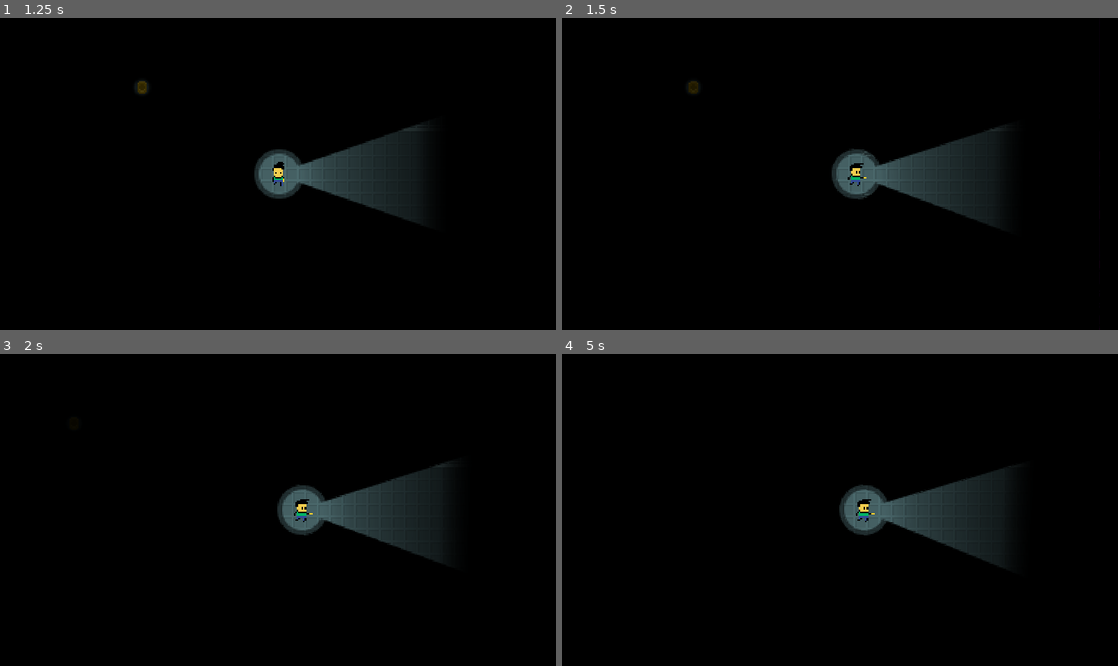
Above: before the commit, frames 1-4 (two rows, left to right).
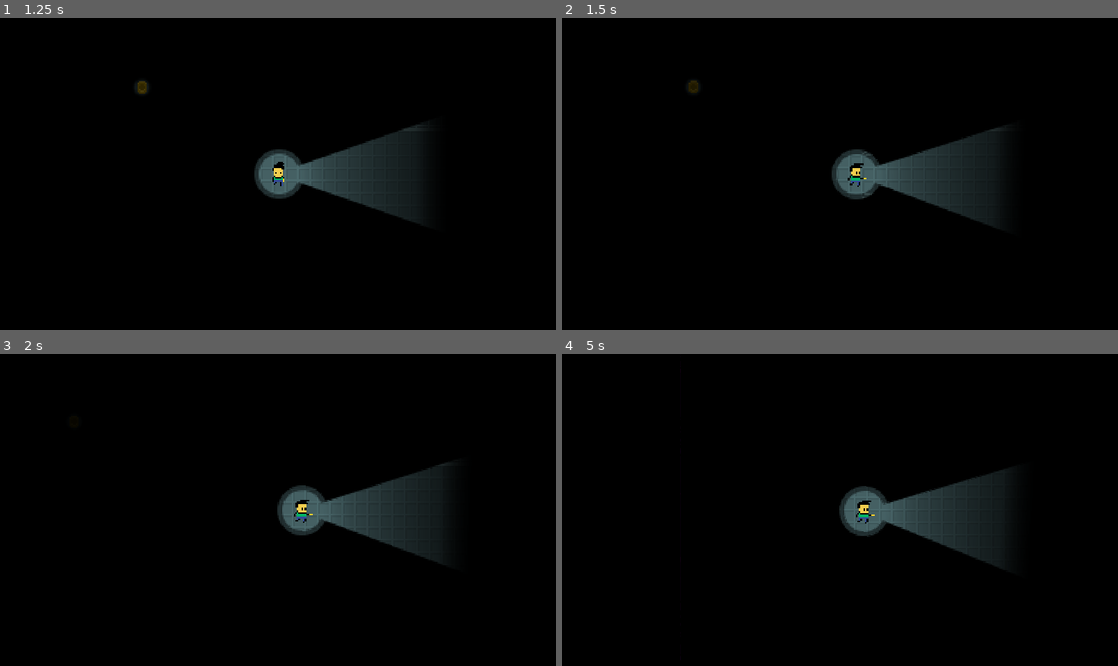
Above: after the commit, the same moments.

Repository: BeanPoleGamesDev/Flicker
Game: Godot game, scene res://menus/Start.tscn
The game is run twice, just before and just after one commit, with the same random seed, the same clock (stepped at 60 frames per second) and the same inputs.
Inputs (mouse positions are in pixels of both pictures, inside the frame that each line leads up to):
- Up to frame 1 (1.25 s): click "Play" at 0.5 s
- Up to frame 2 (1.5 s): move the mouse to (867, 174) at 1.27 s; press the mouse at (867, 174) at 1.28 s; hold Up (ui_up) from 1.28 s (still down)
- Up to frame 3 (2 s): keep holding Up (ui_up)
- Up to frame 4 (5 s): keep holding Up (ui_up); move the mouse to (812, 510) at 2.02 s; release the mouse at (812, 510) at 2.03 s; click (812, 510) at 2.1 s; move the mouse to (851, 503) at 2.77 s; press the mouse at (851, 503) at 2.78 s; move the mouse to (834, 516) at 3.52 s; release the mouse at (834, 516) at 3.53 s; click (834, 516) at 3.6 s; move the mouse to (878, 513) at 4.27 s; press the mouse at (878, 513) at 4.28 s

Frame 1 is identical in both runs. In frame 2, 0.1% of the frame differs, in the area x 22-79%, y 20-67%; in frame 3, 0.2%; in frame 4, 0.4%, in the area x 49-81%, y 35-68%.

Commit message:
done adding controller support

Diff:
--- a/agents/Player.gd
+++ b/agents/Player.gd
@@ -5,7 +5,6 @@
 
 export var speed := 5000
 
-var walking = false
 var compass = Vector2.ZERO
 
 onready var flashlight = $Flashlight
@@ -19,32 +18,24 @@
 func _on_MouseInput_rotate(angle):
 	flashlight.rotation = angle
 
+func _on_PlayerInput_pressed():
+	anim.play(get_anim_name())
 
-func _on_PlayerInput_pressed(action):
-	walking = true
+func _on_PlayerInput_released():
 	anim.play(get_anim_name())
 
 func _on_PlayerInput_turn(compass):
 	anim.play(get_anim_name())
 
 
-func _on_PlayerInput_all_released():
-	walking = false
-
-	anim.play(get_anim_name())
-
-func _on_PlayerInput_released(action):
-	pass
-
 
 func get_anim_name():
-	if walking:
+	if input.is_moving():
 		return ANIM_WALK_PREFIX % get_anim_prefix()
 	else:
 		return get_anim_prefix()
 
 func get_anim_prefix()->String:
-	var out = 'down'
 	if input.compass.x == -1:
 		return 'left'
 	if input.compass.x == 1:
@@ -56,9 +47,6 @@
 	return 'down'
 
 
-
-
-
 func _on_Hitbox_area_entered(area):
 	get_tree().change_scene("res://menus/GameOver.tscn")
 
--- a/agents/Player.tscn
+++ b/agents/Player.tscn
@@ -272,7 +272,6 @@
 
 [node name="CollisionShape2D" type="CollisionShape2D" parent="SightBox"]
 shape = SubResource( 10 )
-[connection signal="all_released" from="PlayerInput" to="." method="_on_PlayerInput_all_released"]
 [connection signal="pressed" from="PlayerInput" to="." method="_on_PlayerInput_pressed"]
 [connection signal="released" from="PlayerInput" to="." method="_on_PlayerInput_released"]
 [connection signal="rotate" from="PlayerInput" to="." method="_on_MouseInput_rotate"]
--- a/agents/PlayerInput.gd
+++ b/agents/PlayerInput.gd
@@ -1,10 +1,14 @@
 extends Node
 
 
-var mouse_motion = Vector2.ZERO
-var joy_motion = Vector2.ZERO
+var mouse_input = Vector2.ZERO
+var joy_input = Vector2.ZERO
 
-var angle = Vector2.ZERO
+
+var motion = Vector2.ZERO
+
+var angle = 0
+var last_ang = 0
 var direction = Vector2.ZERO
 var movement = Vector2.ZERO
 var compass = Vector2.ZERO
@@ -18,60 +22,85 @@
 	'ui_right': 0
 }
 
+var use_joy = false
 
-export var smooth := 0.99
+export var joy_zone := 0.1
+export var mouse_smooth := 0.99
+
+export var joy_smooth := 60
+
 
 signal rotate(angle)
-signal pressed(action)
-signal released(action)
+signal pressed()
+signal released()
 signal turn(compass)
-signal all_released()
+
+func _process(delta):
+
+	if use_joy:
+		motion = (joy_input+motion)/2
+#		joy_input -= joy_input*joy_smooth*delta
+
+	handle_angle()
+	handle_direction()
+	handle_compass()
+
+	if last_ang != angle:
+		emit_signal("rotate", angle)
 
 func _input(event):
 
 	handle_mouse(event)
 	handle_joystick(event)
-
-	if event.is_action_pressed('ui_click'):
-		emit_signal('pressed', 'ui_click')
-		click = 1
-	elif event.is_action_released('ui_click'):
-		click = 0
-		emit_signal('released', 'ui_click')
+	handle_action(event)
 
 	movement = direction*click
 
-	if movement.x == 0 && movement.y == 0:
-		emit_signal('all_released')
+func handle_action(event):
+	if event.is_action_pressed('ui_click'):
+		click = 1
+		emit_signal('pressed')
+	elif event.is_action_released('ui_click'):
+		click = 0
+		emit_signal('released')
 
 func handle_joystick(event):
 	if event is InputEventJoypadMotion:
-		print(event.axis_value, ' - ', event.axis)
+		use_joy = true
+
+		print(joy_input, '  - ', motion)
+
+		if event.axis == 0 || event.axis == 2:
+			joy_input.x = event.axis_value
 		if event.axis == 1 || event.axis == 3:
-			joy_motion.x += event.axis_value
+			joy_input.y = event.axis_value
+		if joy_input.x < joy_zone && joy_input.x > -joy_zone:
+			joy_input.x = 0
+		if joy_input.y < joy_zone && joy_input.y > -joy_zone:
+			joy_input.y = 0
 
-		if event.axis == 2 || event.axis == 4:
-			joy_motion.y += event.axis_value
-		joy_motion.clamped(1)
-		angle = joy_motion.angle()
-		direction = mouse_motion.normalized().round()
-		compass = direction
 
 func handle_mouse(event):
 	if event is InputEventMouseMotion:
+		use_joy = false
 
-		mouse_motion = mouse_motion*smooth + event.relative
-		angle = mouse_motion.angle()
-		compass = mouse_motion.normalized().round()
+		mouse_input = event.relative
+		motion = motion*mouse_smooth + mouse_input
 
-		direction = compass
+func handle_angle():
+	last_ang = angle
+	angle = motion.angle()
 
-		last_com = compass
-
-		emit_signal("rotate", angle)
+func handle_direction():
+	direction = motion.normalized()
 
 func handle_compass():
+	compass = direction.round()
 	if compass.y != 0 && compass.x !=0:
 		compass.y = 0
 	if last_com != compass:
 		emit_signal('turn', compass)
+	last_com = compass
+
+func is_moving():
+	return click == 1
--- a/project.godot
+++ b/project.godot
@@ -69,6 +69,8 @@
 "deadzone": 0.5,
 "events": [ Object(InputEventMouseButton,"resource_local_to_scene":false,"resource_name":"","device":-1,"alt":false,"sh …(213 unchanged characters)…
 , Object(InputEventJoypadButton,"resource_local_to_scene":false,"resource_name":"","device":-1,"button_index":1,"pressure":0.0,"pressed":false,"script":null)
+, Object(InputEventKey,"resource_local_to_scene":false,"resource_name":"","device":0,"alt":false,"shift":false,"control":false,"meta":false,"command":false,"pressed":false,"scancode":87,"unicode":0,"echo":false,"script":null)
+, Object(InputEventKey,"resource_local_to_scene":false,"resource_name":"","device":0,"alt":false,"shift":false,"control":false,"meta":false,"command":false,"pressed":false,"scancode":16777232,"unicode":0,"echo":false,"script":null)
  ]
 }
 
